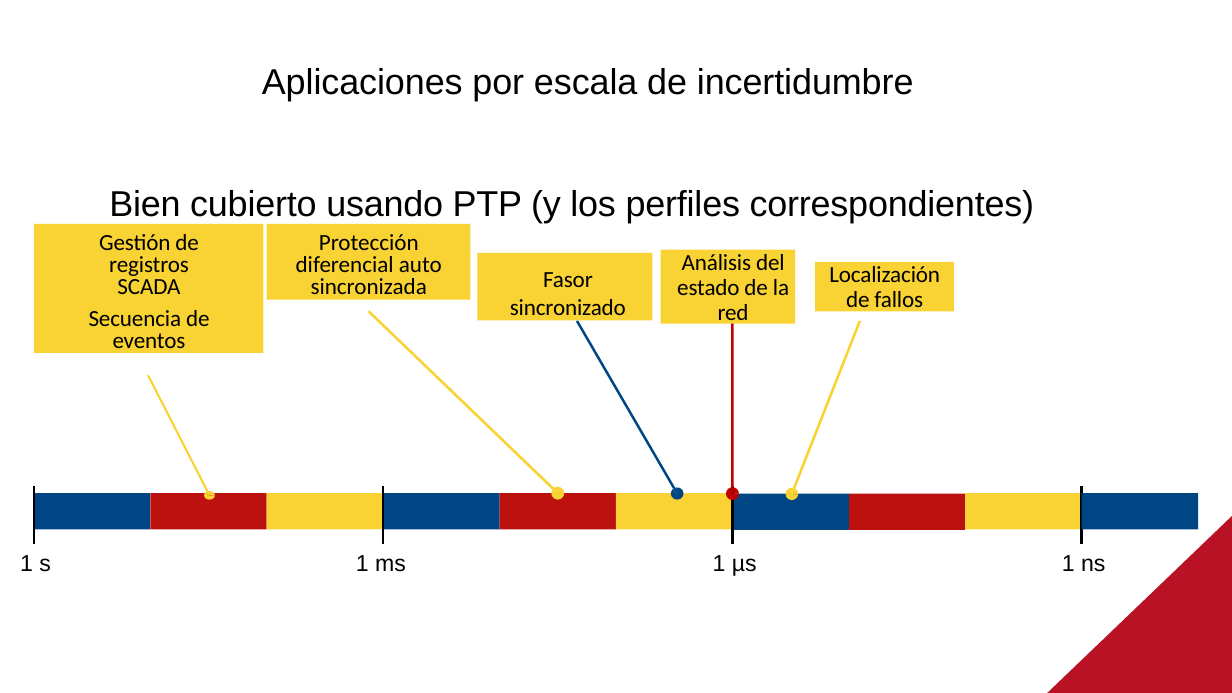
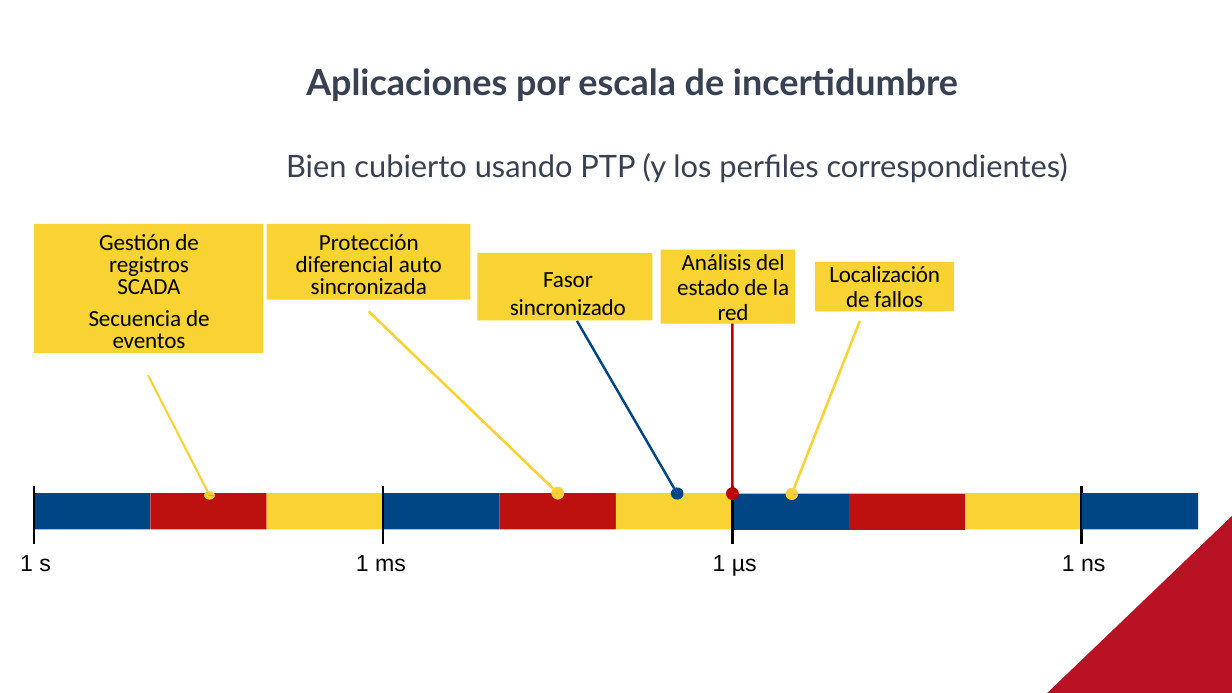
Before and after one commit to SiwaNetwork/QUANTUM, a slide deck: slide 3 of Time-Card/ДОКУМЕНТЫ/МАТЕРИАЛ СТАТЬИ/Применение в энергетике испанский.pptx (slide 2 before the commit). Drawn at 1232x693 pixels with LibreOffice and Linux fonts; fonts in the diff are those of the drawing. Boxes give left, top, right and bottom in pixels: in the first picture for what was removed or moved away, otherwise in the second. Text is boxed around its words. In the diff, an @@ line names an element or a change of style, - is before the commit and + after.

```diff
--- a/Time-Card/ДОКУМЕНТЫ/МАТЕРИАЛ СТАТЬИ/Применение в энергетике испанский.pptx
+++ b/Time-Card/ДОКУМЕНТЫ/МАТЕРИАЛ СТАТЬИ/Применение в энергетике испанский.pptx
@@ title "Aplicaciones por escala de incertidumbre": place and size @@
-title "Aplicaciones por escala de incertidumbre" at (262,68,914,101)
+title "Aplicaciones por escala de incertidumbre" at (306,68,958,101)
@@ title "Aplicaciones por escala de incertidumbre" at (306,68,958,101): font Arial to Lato, text colour #000000 to #374151, letter spacing -0.1 to 0 pt, bold on @@
@@ text "Bien cubierto usando PTP (y ...": place and size @@
-text "Bien cubierto usando PTP (y ..." at (109,190,1034,223)
+text "Bien cubierto usando PTP (y ..." at (286,153,1068,183)
@@ text "Bien cubierto usando PTP (y ..." at (286,153,1068,183): size 28 to 24 pt, font Arial to Lato, text colour #000000 to #374151, letter spacing -0.1 to 0 pt @@
```
Also in this commit, not shown: 9 other slides changed, 3 slides added, 7 slides removed.
